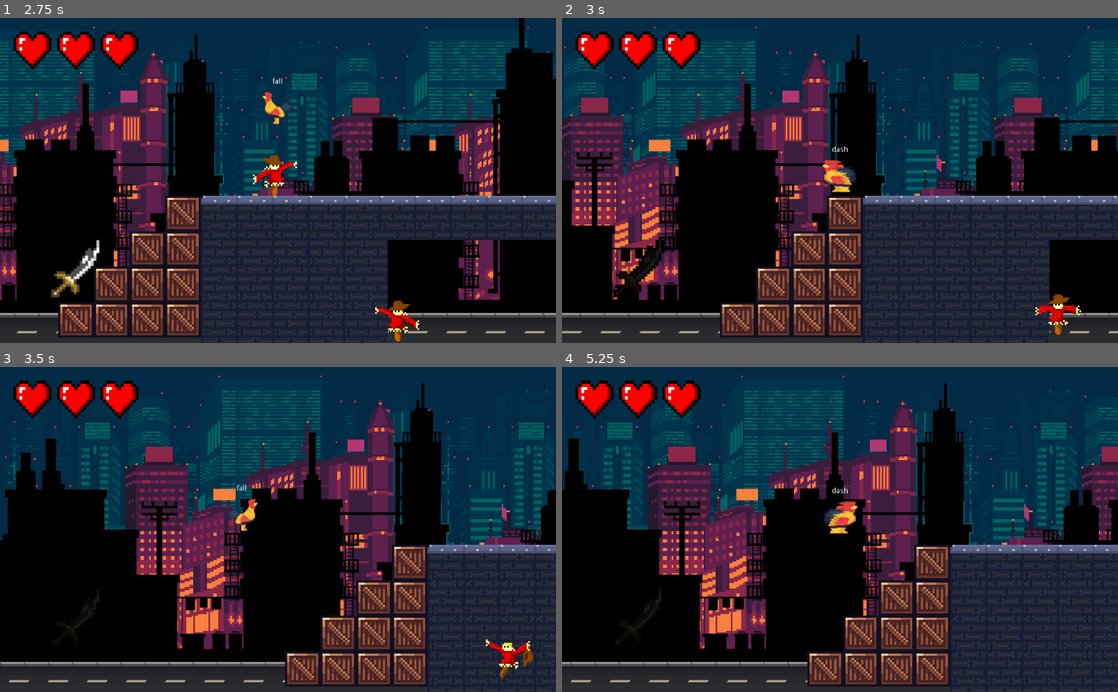
Above: before the commit, frames 1-4 (two rows, left to right).
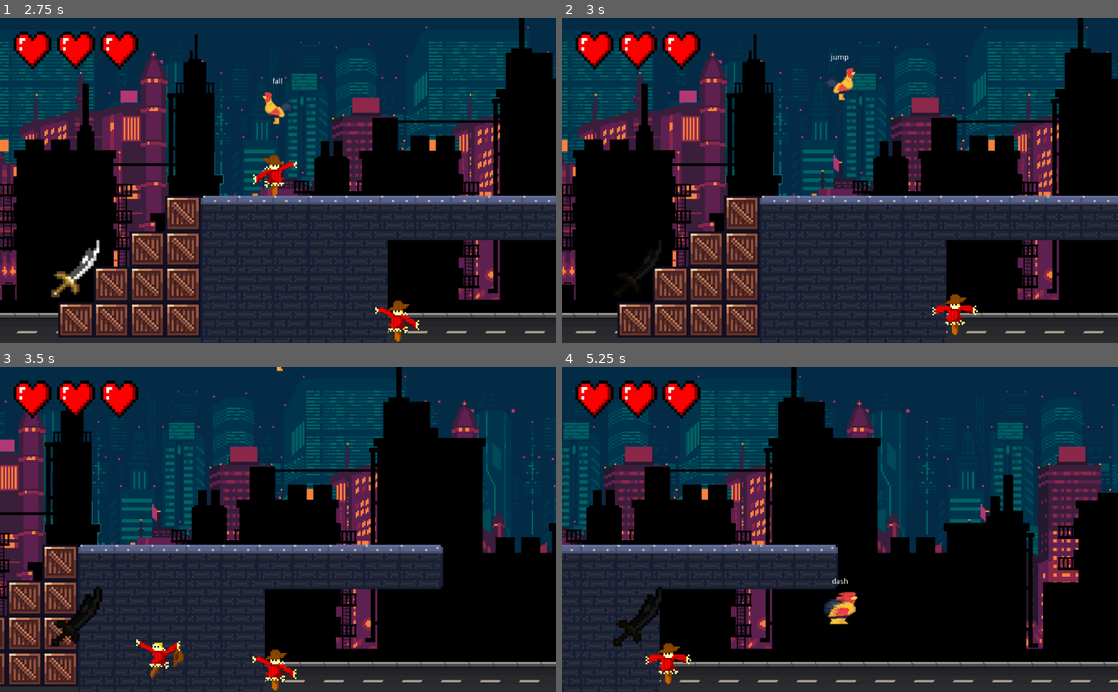
Above: after the commit, the same moments.

Repository: see4pablo/rooster-madness
Game: Godot game, scene res://Game.tscn
Same seed, same stepped clock (60 frames per second), same inputs: the game is played once before the commit and once after it.
Inputs (mouse positions are in pixels of both pictures, inside the frame that each line leads up to):
- Up to frame 1 (2.75 s): move the mouse to (400, 164) at 0.52 s; press the mouse at (400, 164) at 0.53 s; hold D (move_right) 0.53-2.03 s; tap Space (jump) at 0.77, 0.8, 1.07, 1.35, 1.52, 1.82, 2.3 s; move the mouse to (166, 196) at 1.27 s; release the mouse at (166, 196) at 1.28 s; click (166, 196) at 1.55 s; move the mouse to (333, 109) at 2.02 s; press the mouse at (333, 109) at 2.03 s; hold A (move_left) from 2.03 s (still down)
- Up to frame 2 (3 s): move the mouse to (812, 245) at 2.77 s; release A (move_left) at 2.78 s; release the mouse at (812, 245) at 2.78 s; hold D (move_right) from 2.78 s (still down); click (812, 245) at 2.85 s
- Up to frame 3 (3.5 s): keep holding D (move_right); tap Space (jump) at 3.02, 3.32 s
- Up to frame 4 (5.25 s): move the mouse to (1006, 578) at 3.52 s; hold Space (jump) 3.53-4.28 s; move the mouse to (673, 480) at 4.27 s; release D (move_right) at 4.28 s; hold A (move_left) 4.28-5.03 s; click (673, 480) at 4.35 s; tap Space (jump) at 4.52, 4.82 s; move the mouse to (867, 529) at 5.02 s; press the mouse at (867, 529) at 5.03 s; hold D (move_right) from 5.03 s (still down)

Frame 1 is identical in both runs. In frame 2, 52% of the frame differs, in the area x 0-100%, y 0-99%; in frame 3, 60%, in the area x 0-100%, y 0-100%; in frame 4, 58%.

Commit message:
Now cooldown of dash resets

Diff:
--- a/Player/Player.gd
+++ b/Player/Player.gd
@@ -97,6 +97,10 @@
 	user_gui.update_lives(lives)
 	damage_cooldown.start(1)
 
+func _had_killed():
+	dash_cooldown.stop()
+
+
 func _is_dead():
 	return lives == 0
 
--- a/Player/Player.tscn
+++ b/Player/Player.tscn
@@ -202,6 +202,7 @@
 limit_left = 0
 limit_top = 0
 limit_bottom = 599
+
 [node name="DamageCooldown" type="Timer" parent="."]
 one_shot = true
 
--- a/Player/PlayerFSM.gd
+++ b/Player/PlayerFSM.gd
@@ -118,7 +118,13 @@
 
 func get_attacked(enemy):
 	if state == states.dash:
-		enemy.get_hit(Globals.PLAYER_DASH_DAMAGE)
+		var killed = enemy.get_hit(Globals.PLAYER_DASH_DAMAGE)
+		if killed:
+			parent._had_killed()
+		#vertical jump now
+		set_state(states.idle)
+		parent.velocity.y += parent.max_jump_velocity
+
 
 
 	elif state != states.damaged:
